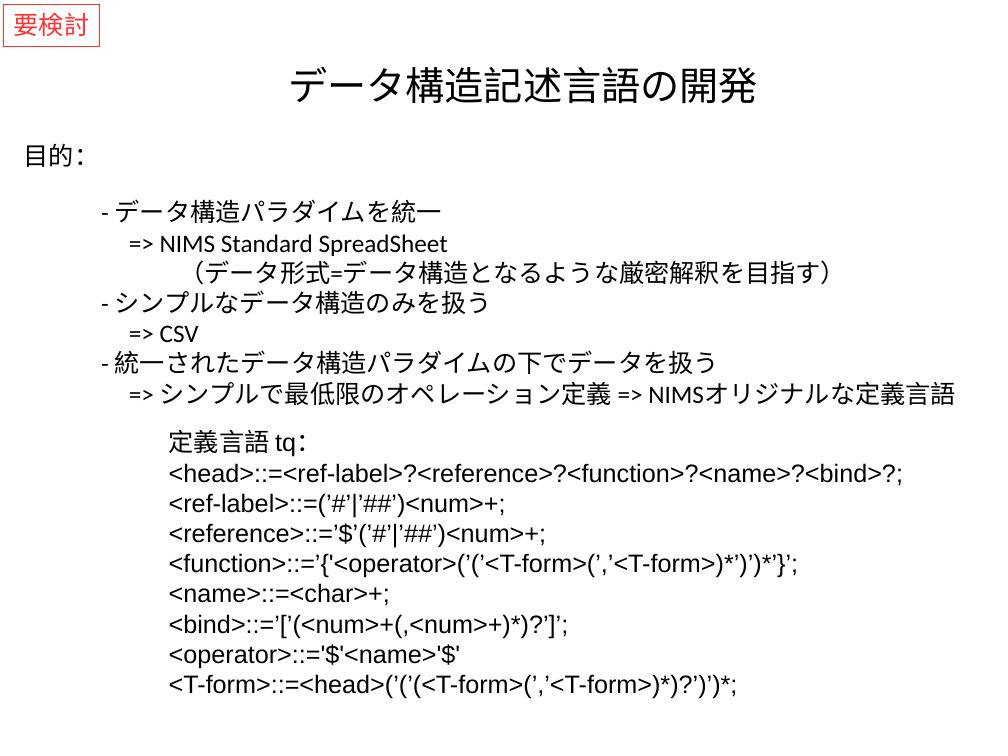
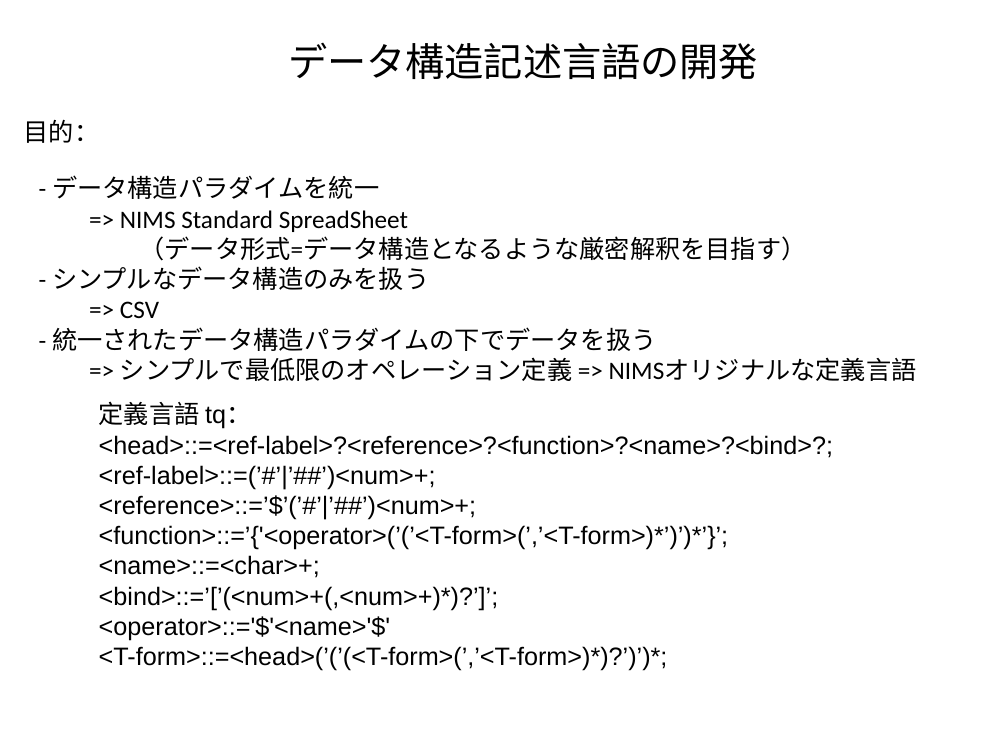
Before and after one commit to kouamano/RECURSIVE-SYSTEM, a slide deck: slide 1 of Document/tq_op_example.pptx. Drawn at 1008x756 pixels with LibreOffice and Linux fonts; fonts in the diff are those of the drawing. Boxes give left, top, right and bottom in pixels: in the first picture for what was removed or moved away, otherwise in the second. Text is boxed around its words. In the diff, an @@ line names an element or a change of style, - is before the commit and + after.

```diff
--- a/Document/tq_op_example.pptx
+++ b/Document/tq_op_example.pptx
@@ rectangle removed at box(4, 5, 100, 47) @@
-要検討
@@ text "データ構造記述言語の開発": place and size @@
-text "データ構造記述言語の開発" at box(288, 66, 758, 104)
+text "データ構造記述言語の開発" at box(288, 42, 758, 80)
@@ text "目的：": place and size @@
-text "目的：" at box(24, 143, 100, 167)
+text "目的：" at box(24, 119, 100, 143)
@@ text "- データ構造パラダイムを統一" rewrapped from box(115, 199, 956, 405) to box(52, 175, 917, 381) @@
@@ text "定義言語 tq：": place and size @@
-text "定義言語 tq：" at box(169, 429, 903, 699)
+text "定義言語 tq：" at box(99, 401, 833, 671)
```
Also in this commit, not shown: 2 other slides changed, 1 slide added, 1 other file.
